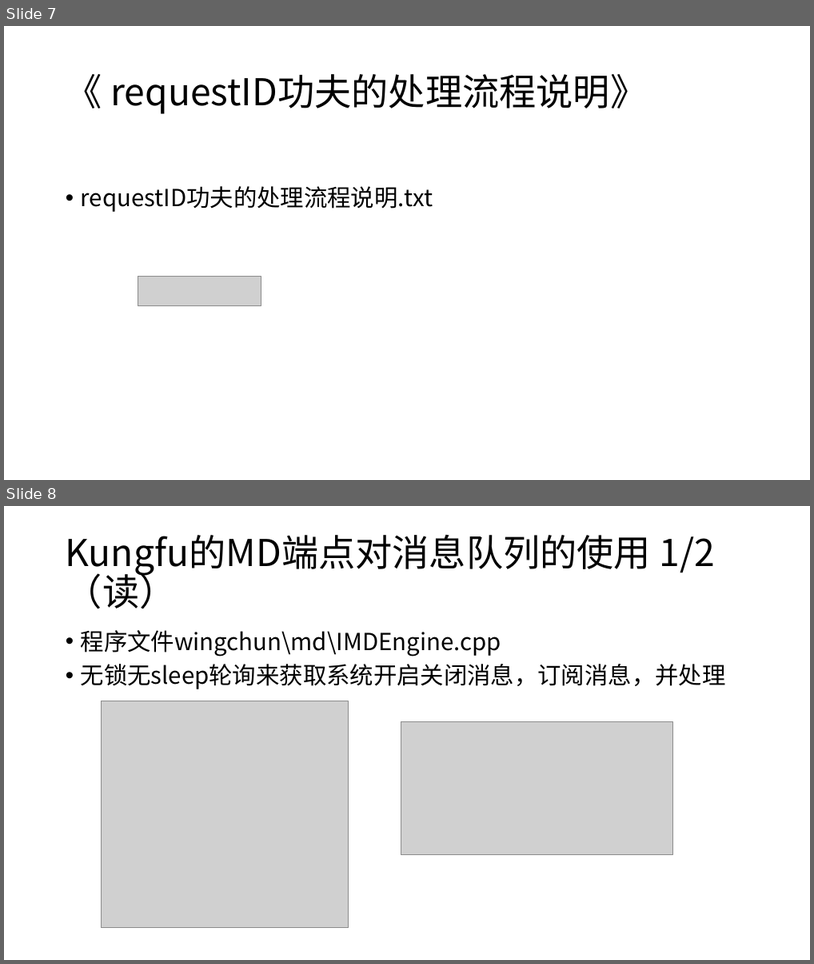
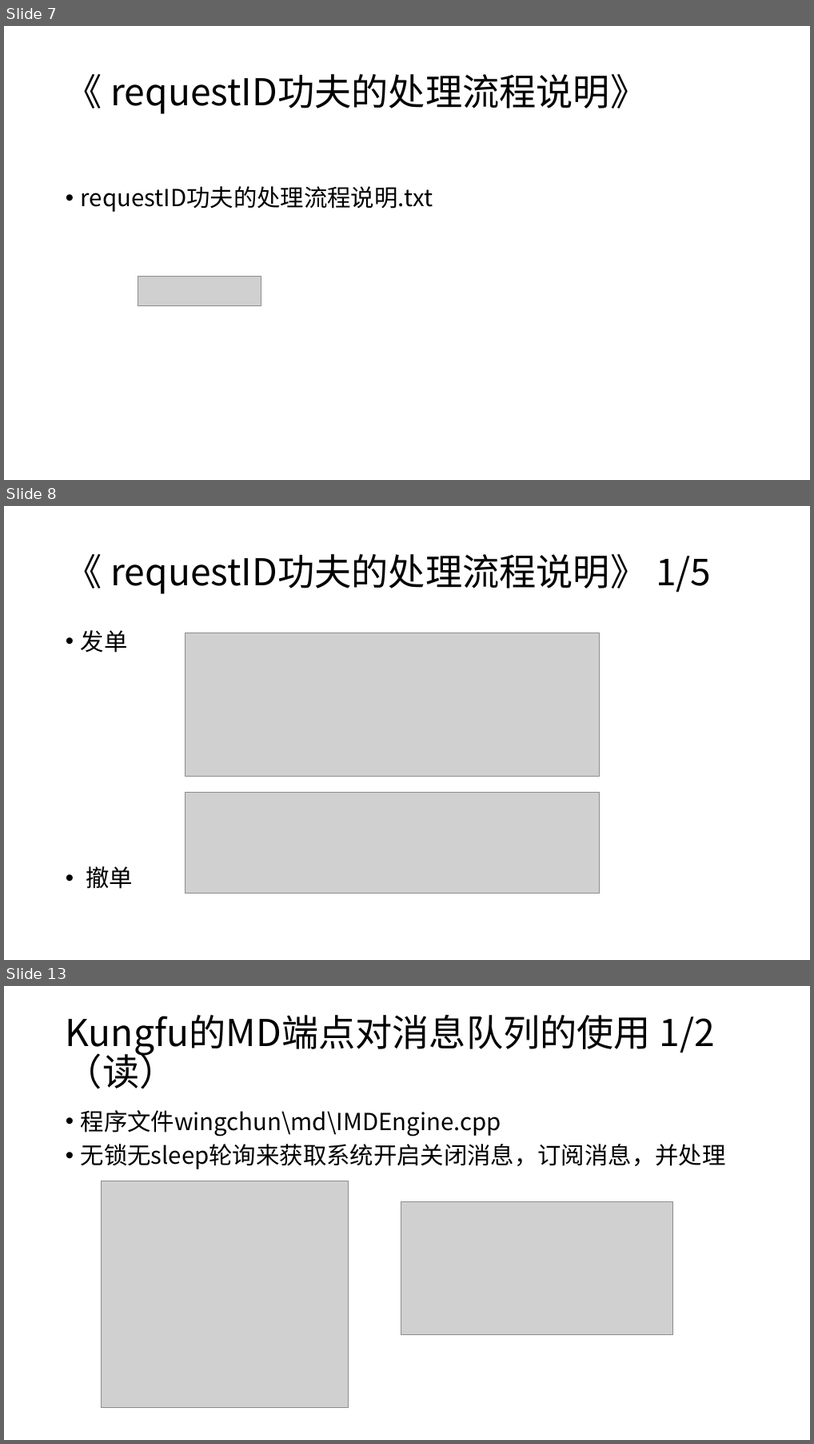
Before and after one commit to qingtiandalaoye/useful_doc, a slide deck: 虚拟货币跨交易所高频交易系统.pptx. Shown one above the other, each under a label of ours: slides 7 and 8 before the commit, slides 7, 8 and 13 after it; the slides between them are not shown. The pictures are 814x964 and 814x1444 pixels, drawn with LibreOffice and Linux fonts; fonts in the diff are those of the drawing; grey boxes stand for pictures. Boxes give left, top, right and bottom in pixels: in the first picture for what was removed or moved away, otherwise in the second. Text is boxed around its words. In the diff, an @@ line names an element or a change of style, - is before the commit and + after.

Commit message:
add requestID part

```diff
--- a/虚拟货币跨交易所高频交易系统.pptx
+++ b/虚拟货币跨交易所高频交易系统.pptx
@@ slide 8 added at (4,506,810,960), background #FFFFFF @@
@@ title added at (66,554,711,594), 44 pt, text #000000 @@
+《 requestID功夫的处理流程说明》 1/5
@@ text added at (81,630,133,888), 28 pt, text #000000 @@
+• 发单
+• 撤单
@@ picture added at (186,633,600,776) @@
@@ picture added at (186,792,600,893) @@
@@ what was slide 8 is now slide 13 @@
```
Also in this commit, not shown: 1 slide changed, 5 other slides added.
